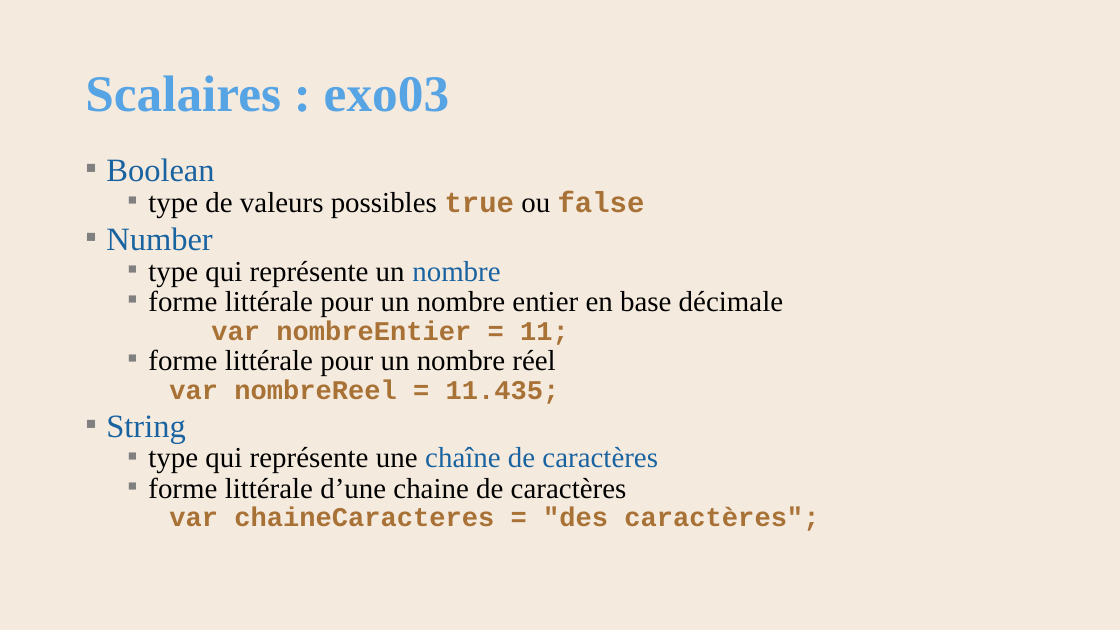
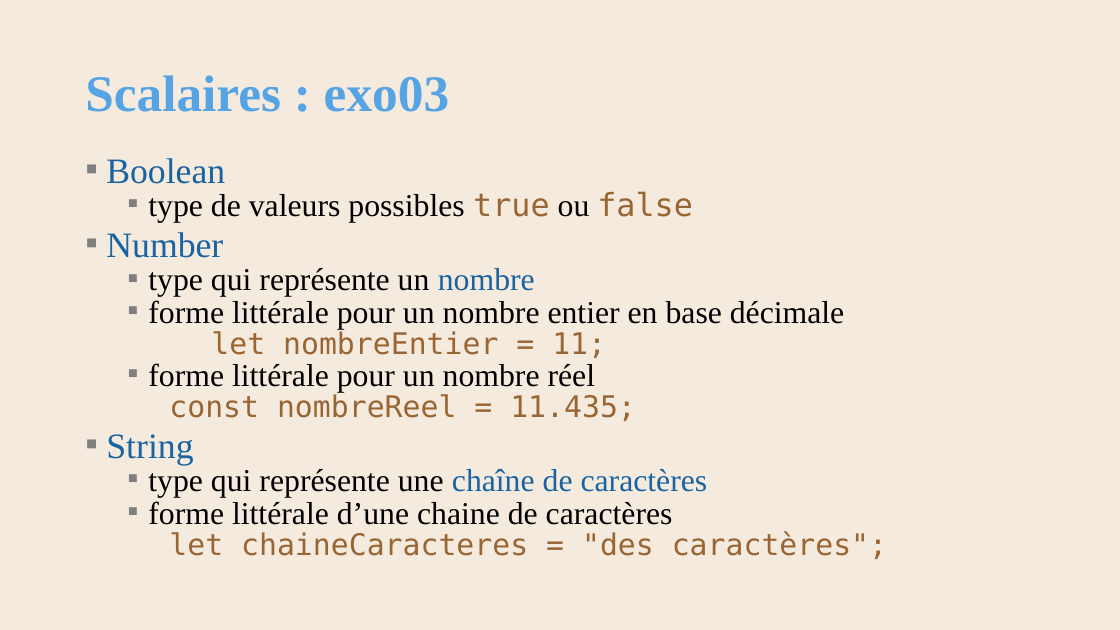
Before and after one commit to AlainWafflard/4IPW3, a slide deck: slide 15 of syllabus/17_javascript/syllabus_17_js.pptx. Drawn at 1120x630 pixels with LibreOffice and Linux fonts; fonts in the diff are those of the drawing; background and template pictures are left out. Boxes give left, top, right and bottom in pixels: in the first picture for what was removed or moved away, otherwise in the second. Text is boxed around its words. In the diff, an @@ line names an element or a change of style, - is before the commit and + after.

```diff
--- a/syllabus/17_javascript/syllabus_17_js.pptx
+++ b/syllabus/17_javascript/syllabus_17_js.pptx
@@ text at [106, 158, 844, 525]: size 27.9 to 30.6 pt in "Boolean", "Number", "String"; size 24.8 to 27.2 pt in "type de valeurs possibles true ou false", "type qui représente un nombre", "forme littérale pour un nombre entier en ...", "forme littérale pour un nombre réel" and 2 more places; font Courier New to DejaVu Sans Mono, text colour #A87236 to #996633, bold off in "true false" @@
@@ text at [211, 331, 606, 358]: text changed; size 23.2 to 25.5 pt; font Courier New to DejaVu Sans Mono; text colour #A87236 to #996633; bold off @@
-  var nombreEntier = 11;
+  let nombreEntier = 11;
@@ text at [169, 394, 636, 421]: text changed; size 23.2 to 25.5 pt; font Courier New to DejaVu Sans Mono; text colour #A87236 to #996633; bold off @@
-    var nombreReel = 11.435;
+    const nombreReel = 11.435;
@@ text at [169, 531, 887, 559]: text changed; size 23.2 to 25.5 pt; font Courier New to DejaVu Sans Mono; text colour #A87236 to #996633; bold off @@
-    var chaineCaracteres = "des caractères";
+    let chaineCaracteres = "des caractères";
```
Also in this commit, not shown: 30 other slides changed, 6 slides added, 14 other files.
